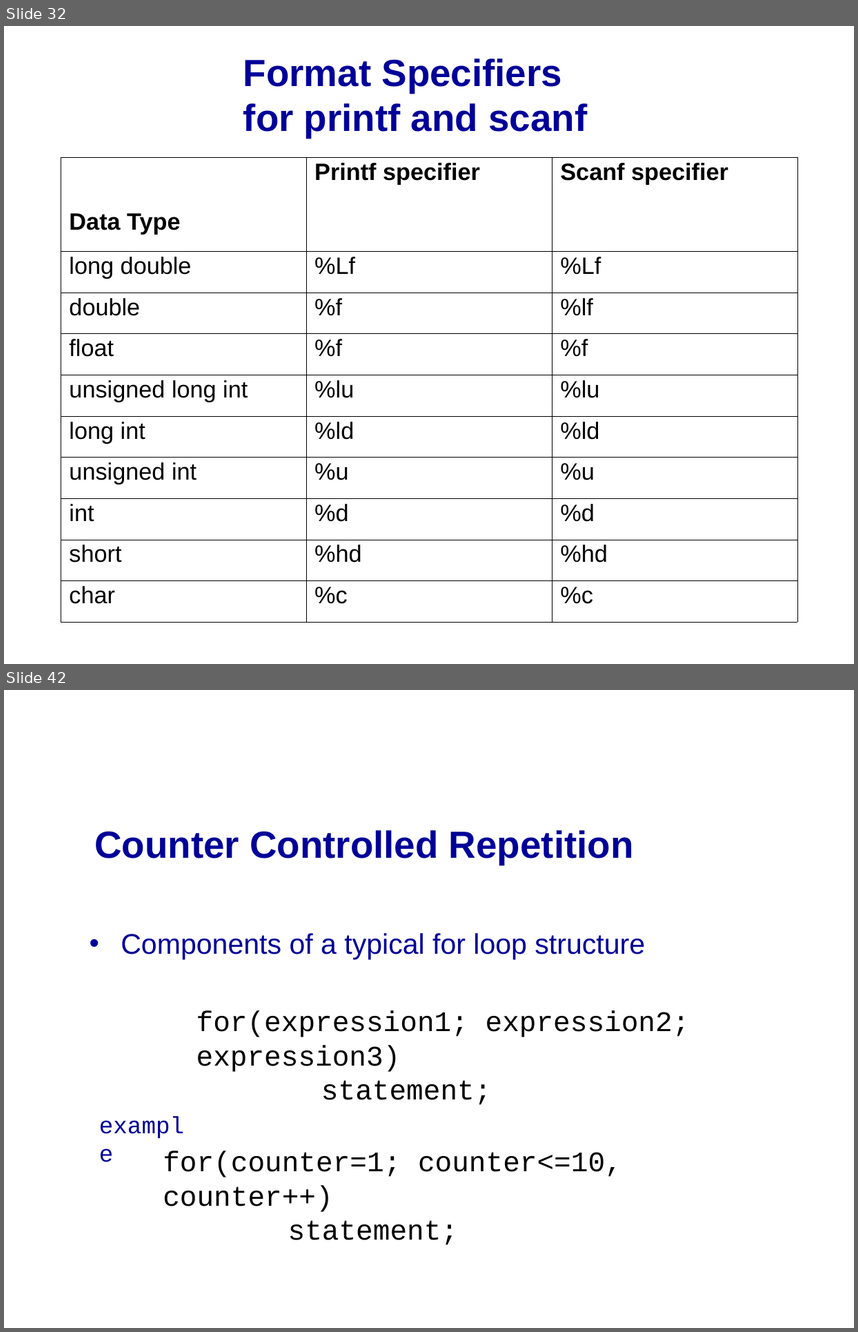
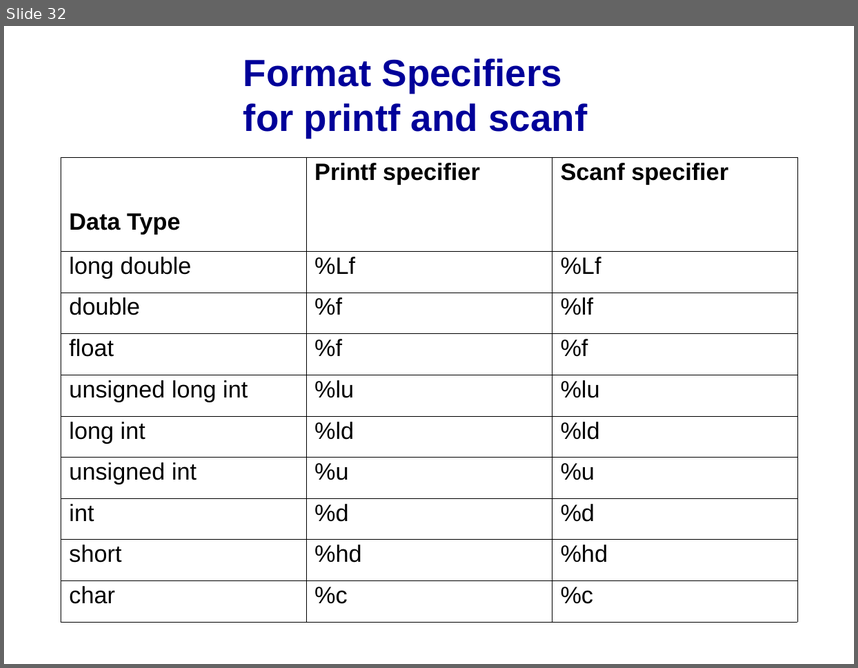
Before and after one commit to mikeg64/iome, a slide deck: src/examples/course/c/presentation/IntrotoC1.ppt. Shown one above the other, each under a label of ours: slides 32 and 42 before the commit, slide 32 after it; the slides between them are not shown. The pictures are 858x1332 and 858x668 pixels, drawn with LibreOffice and Linux fonts; fonts in the diff are those of the drawing; background and template pictures are left out. Boxes give left, top, right and bottom in pixels: in the first picture for what was removed or moved away, otherwise in the second. Text is boxed around its words. In the diff, an @@ line names an element or a change of style, - is before the commit and + after.

Commit message:
Basic examples added

```diff
--- a/src/examples/course/c/presentation/IntrotoC1.ppt
+++ b/src/examples/course/c/presentation/IntrotoC1.ppt
@@ slide 42 removed at (4, 690, 854, 1328), background picture (left out) @@
@@ text removed at (94, 830, 633, 865) @@
-Counter Controlled Repetition
@@ text removed at (121, 933, 645, 960) @@
-• Components of a typical for loop structure
@@ text removed at (197, 1011, 690, 1105) @@
-for(expression1; expression2; expression3)
-statement;
@@ text removed at (91, 1105, 203, 1143) @@
-example
@@ text removed at (163, 1151, 622, 1245) @@
-for(counter=1; counter<=10, counter++)
-statement;
```
Also in this commit, not shown: 11 slides changed, 16 other slides removed, 7 other files.
